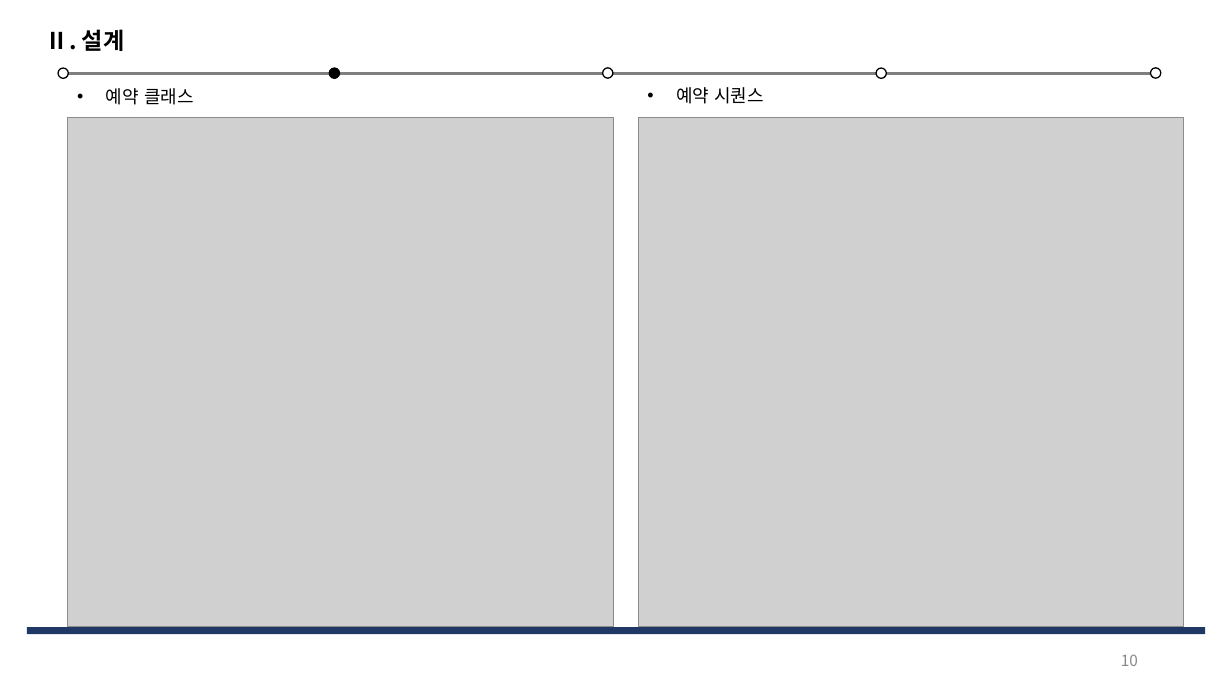
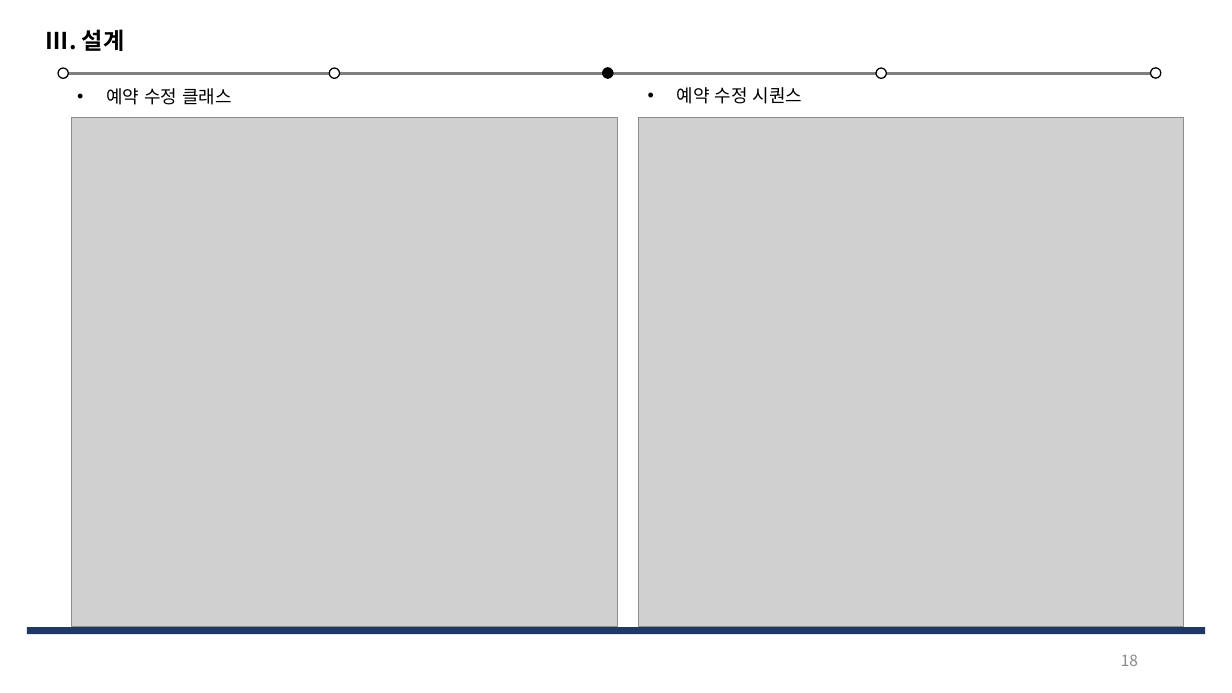
Before and after one commit to Jeeseob/SoftwareEngineering, a slide deck: slide 18 of 소공_기말발표.pptx (slide 10 before the commit). Drawn at 1232x693 pixels with LibreOffice and Linux fonts; fonts in the diff are those of the drawing; grey boxes stand for pictures. Boxes give left, top, right and bottom in pixels: in the first picture for what was removed or moved away, otherwise in the second. Text is boxed around its words. In the diff, an @@ line names an element or a change of style, - is before the commit and + after.

```diff
--- a/소공_기말발표.pptx
+++ b/소공_기말발표.pptx
@@ text at [46, 29, 125, 51]: text changed @@
-Ⅱ. 설계
+Ⅲ. 설계
@@ text at [106, 88, 232, 105]: text changed @@
-• 예약 클래스
+• 예약 수정 클래스
@@ ellipse at [329, 68, 339, 79]: fill #000000 to #FFFFFF @@
@@ ellipse at [603, 67, 613, 78]: fill #FFFFFF to #000000 @@
@@ text at [676, 87, 803, 104]: text changed @@
-• 예약 시퀀스
+• 예약 수정 시퀀스
@@ picture: place and size @@
-picture at [68, 117, 615, 627]
+picture at [72, 117, 618, 627]
@@ rectangle at [27, 628, 1205, 635]: fill #203864 to #1F3864 @@
@@ page number at [1121, 654, 1138, 666]: text changed @@
-10
+18
```
Also in this commit, not shown: 21 other slides changed, 3 slides added.
